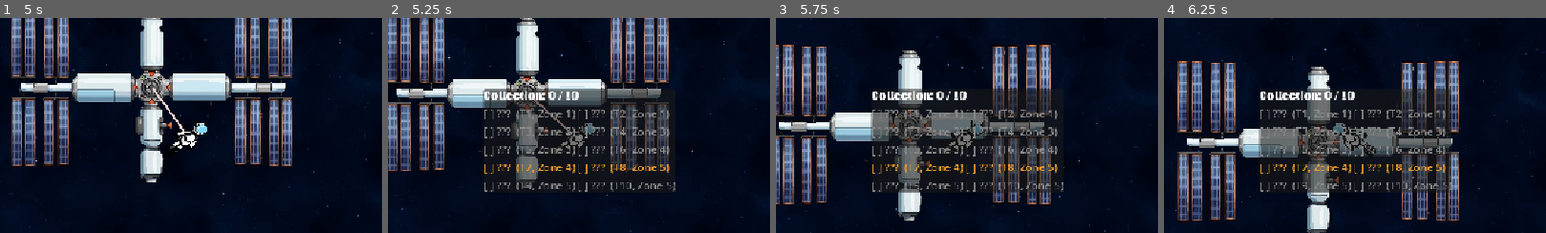
Above: before the commit, frames 1-4 (left to right).
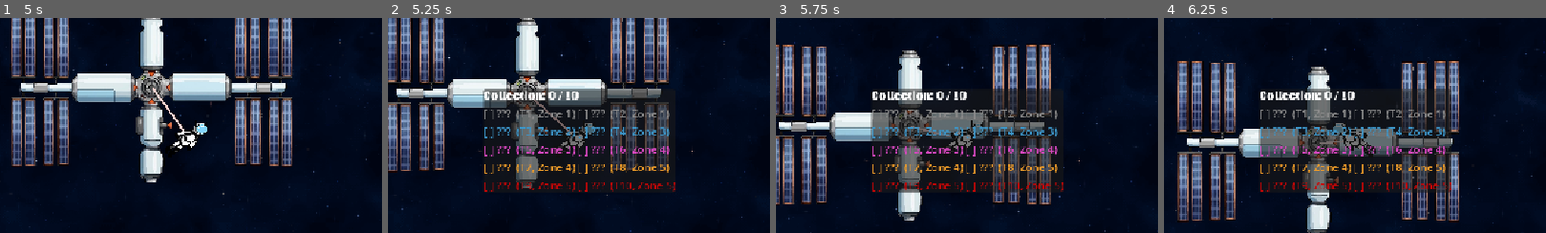
Above: after the commit, the same moments.

Repository: sirakit/Godot_Game_Jam_Project
Game: Godot game, scene res://Scenes/main_menu.tscn
Same seed, same stepped clock (60 frames per second), same inputs: the game is played once before the commit and once after it.
Inputs (mouse positions are % of the whole screen's width and height, from its top left):
- Up to frame 1 (5 s): click "Start" at 0.5 s; click "UPGRADES" at 1.25 s; click "LOG" at 2 s; move the mouse to (70, 95) at 2.77 s; hold D (move_right) 2.78-3.53 s; hold Space (chisel) 2.78-3.53 s; click (70, 95) at 2.92 s; move the mouse to (88, 12) at 3.52 s; hold S (move_down) 3.53-4.28 s; tap E (interact) at 3.6 s; click (88, 12) at 3.67 s; move the mouse to (12, 95) at 4.27 s; hold D (move_right) from 4.28 s (still down); hold F (recall) from 4.28 s (still down); click (12, 95) at 4.42 s
- Up to frame 2 (5.25 s): move the mouse to (45, 70) at 5.02 s; release D (move_right) at 5.03 s; release F (recall) at 5.03 s; hold W (move_up) from 5.03 s (still down); tap C (toggle_log) at 5.1 s; click (45, 70) at 5.17 s
- Up to frame 3 (5.75 s): keep holding W (move_up)
- Up to frame 4 (6.25 s): move the mouse to (80, 65) at 5.77 s; release W (move_up) at 5.78 s; hold A (move_left) from 5.78 s (still down); tap I at 5.85 s
The pictures show only the part of the screen within x 25-75%, y 22-72%; the shares and areas given below are measured in that part.

Frame 1 is identical in both runs. In frame 2, 1.8% of the frame differs, in the area x 25-76%, y 50-81%; in frame 3, 1.8%; in frame 4, 1.8%.

Commit message:
fixed collection log and updated HTML

Diff:
--- a/Scenes/player.tscn
+++ b/Scenes/player.tscn
@@ -88,9 +88,9 @@
 position = Vector2(-4, -1)
 scale = Vector2(0.3377571, 0.28042245)
 sprite_frames = SubResource("SpriteFrames_xepy2")
-animation = &"Chisel"
+animation = &"Idle"
 autoplay = "Idle"
-frame_progress = 0.9745583
+frame_progress = 0.025270298
 
 [node name="CollisionShape2D" type="CollisionShape2D" parent="." unique_id=1906200216]
 position = Vector2(1.4999998, -1.5)
--- a/Scripts/collection_log.gd
+++ b/Scripts/collection_log.gd
@@ -38,13 +38,29 @@
 
 		if Game.discovered_artifacts.has(entry_name):
 			lbl.text = "[x] " + entry_name
-			lbl.modulate = COLOR_FOUND
+			if ancient:
+				lbl.modulate = COLOR_ANCIENT_HIDDEN
+			elif legendary:
+				lbl.modulate = COLOR_LEGENDARY_HIDDEN
+			elif epic:
+				lbl.modulate = COLOR_EPIC_HIDDEN
+			elif rare:
+				lbl.modulate = COLOR_RARE_HIDDEN
+			else:
+				lbl.modulate = COLOR_FOUND
 		else:
 			var tier := ArtifactDB.all_names().find(entry_name) + 1
 			lbl.text = "[ ] ???  (T%d, Zone %d)" % [tier, MeteoriteTiers.best_zone(tier) + 1]
-			lbl.modulate = COLOR_RARE_HIDDEN if rare else COLOR_HIDDEN
-			lbl.modulate = COLOR_EPIC_HIDDEN if epic else COLOR_HIDDEN
-			lbl.modulate = COLOR_LEGENDARY_HIDDEN if legendary else COLOR_HIDDEN
+			if ancient:
+				lbl.modulate = COLOR_ANCIENT_HIDDEN
+			elif legendary:
+				lbl.modulate = COLOR_LEGENDARY_HIDDEN
+			elif epic:
+				lbl.modulate = COLOR_EPIC_HIDDEN
+			elif rare:
+				lbl.modulate = COLOR_RARE_HIDDEN
+			else:
+				lbl.modulate = COLOR_HIDDEN
 
 	var found: int = Game.discovered_artifacts.size()
 	var total: int = ArtifactDB.all_names().size()
Not shown, changed: Web_build/index.pck
